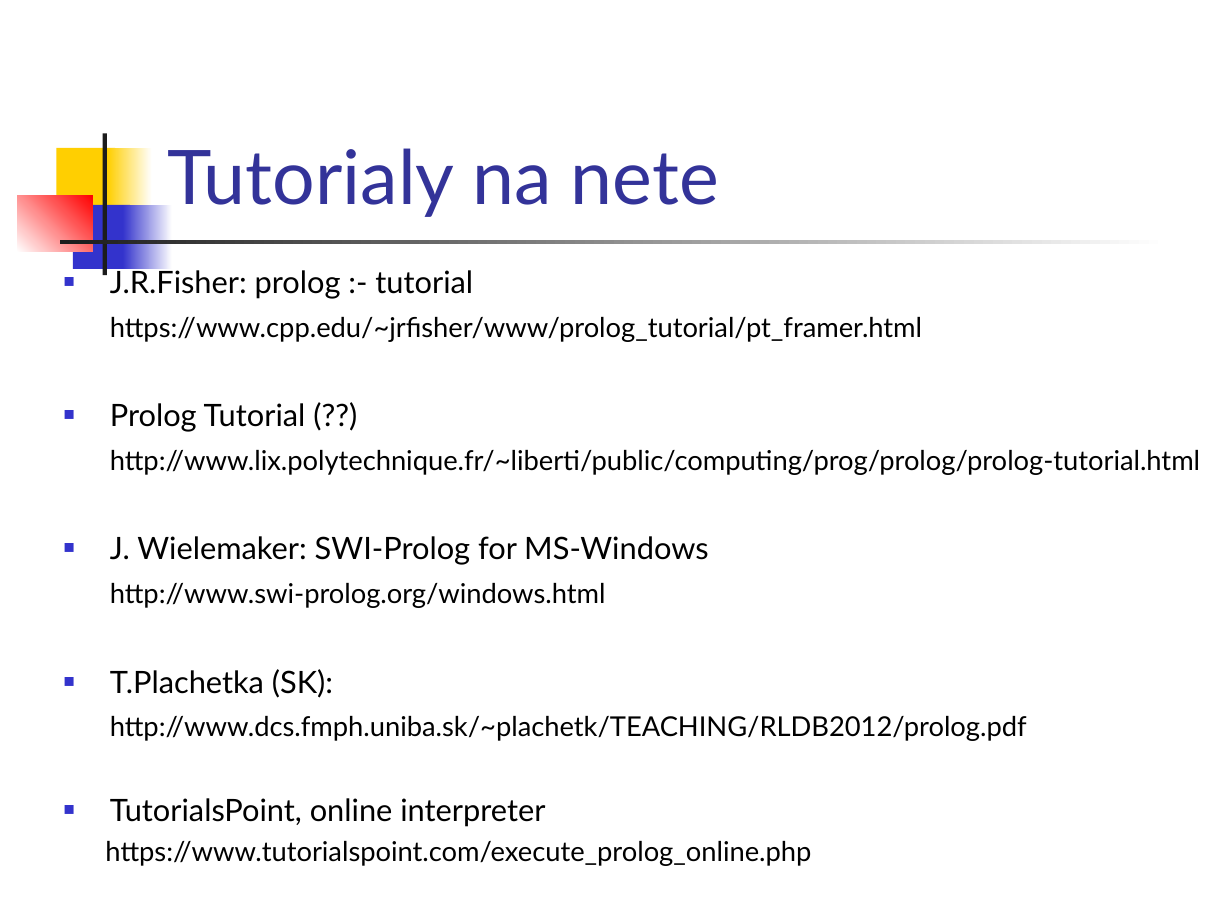
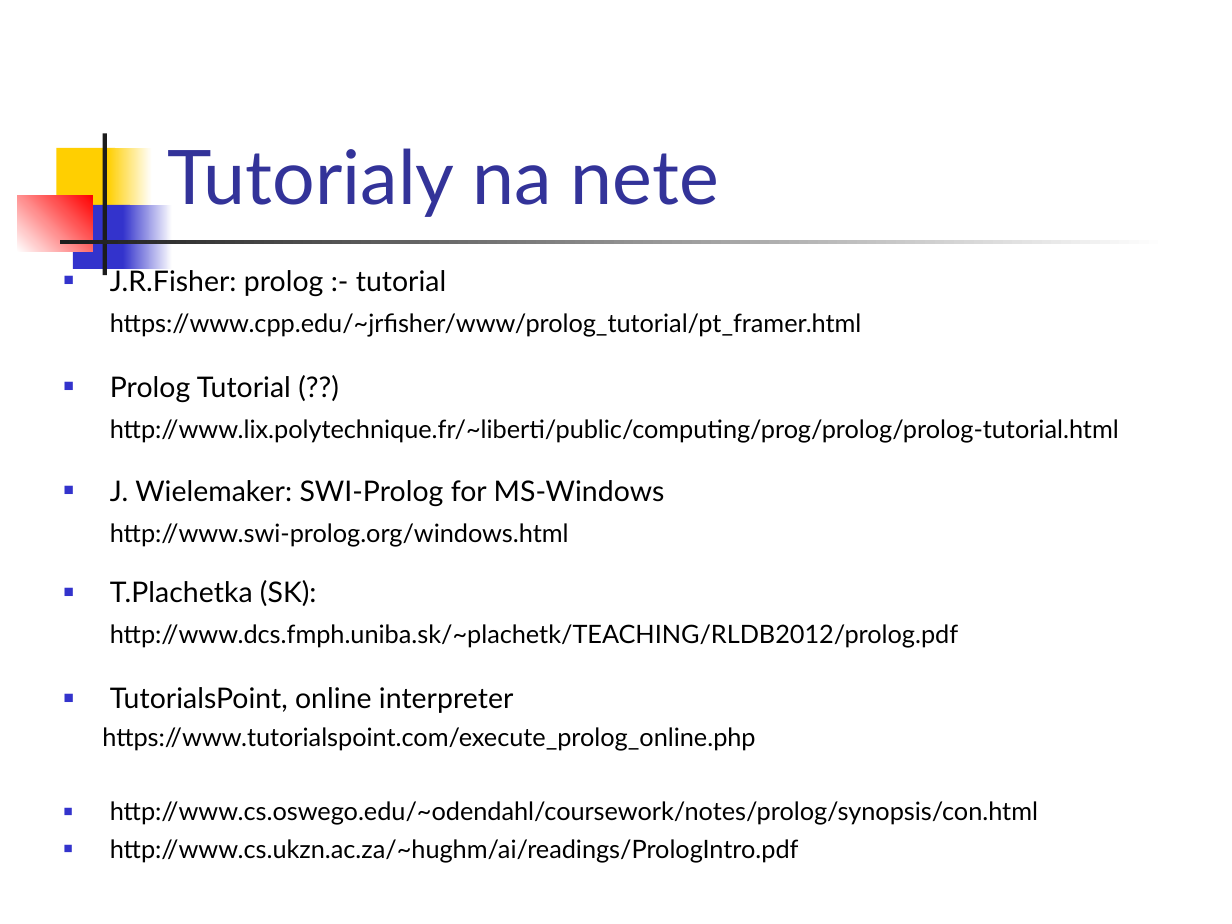
Before and after one commit to paradigmy/Prednasky, a slide deck: slide 4 of 10/logicke1.ppt. Drawn at 1232x924 pixels with LibreOffice and Linux fonts; fonts in the diff are those of the drawing. Boxes give left, top, right and bottom in pixels: in the first picture for what was removed or moved away, otherwise in the second. Text is boxed around its words. In the diff, an @@ line names an element or a change of style, - is before the commit and + after.

```diff
--- a/10/logicke1.ppt
+++ b/10/logicke1.ppt
@@ text at (x1=102, y1=266, x2=1119, y2=750): size 18 to 16.6 pt in "J.R.Fisher: prolog :- tutorial", "Prolog Tutorial (??)", "J. Wielemaker: SWI-Prolog for MS-Windows", "T.Plachetka (SK):" and 1 more places; size 16 to 14.8 pt in "https://www.cpp.edu/~jrfisher/www/prolog_tutorial/pt_framer. ...", "http://www.lix.polytechnique.fr/~liberti/public/computing/pr ...", "http://www.swi-prolog.org/windows.html", "http://www.dcs.fmph.uniba.sk/~plachetk/TEACHING/RLDB2012/pro ..." and 1 more places @@
@@ text at (x1=110, y1=801, x2=1038, y2=862): paragraphs added @@
+■ http://www.cs.oswego.edu/~odendahl/coursework/notes/prolog/synopsis/con.html
+■ http://www.cs.ukzn.ac.za/~hughm/ai/readings/PrologIntro.pdf
```
Also in this commit, not shown: 6 other slides changed, 1 slide added, 3 other files.
